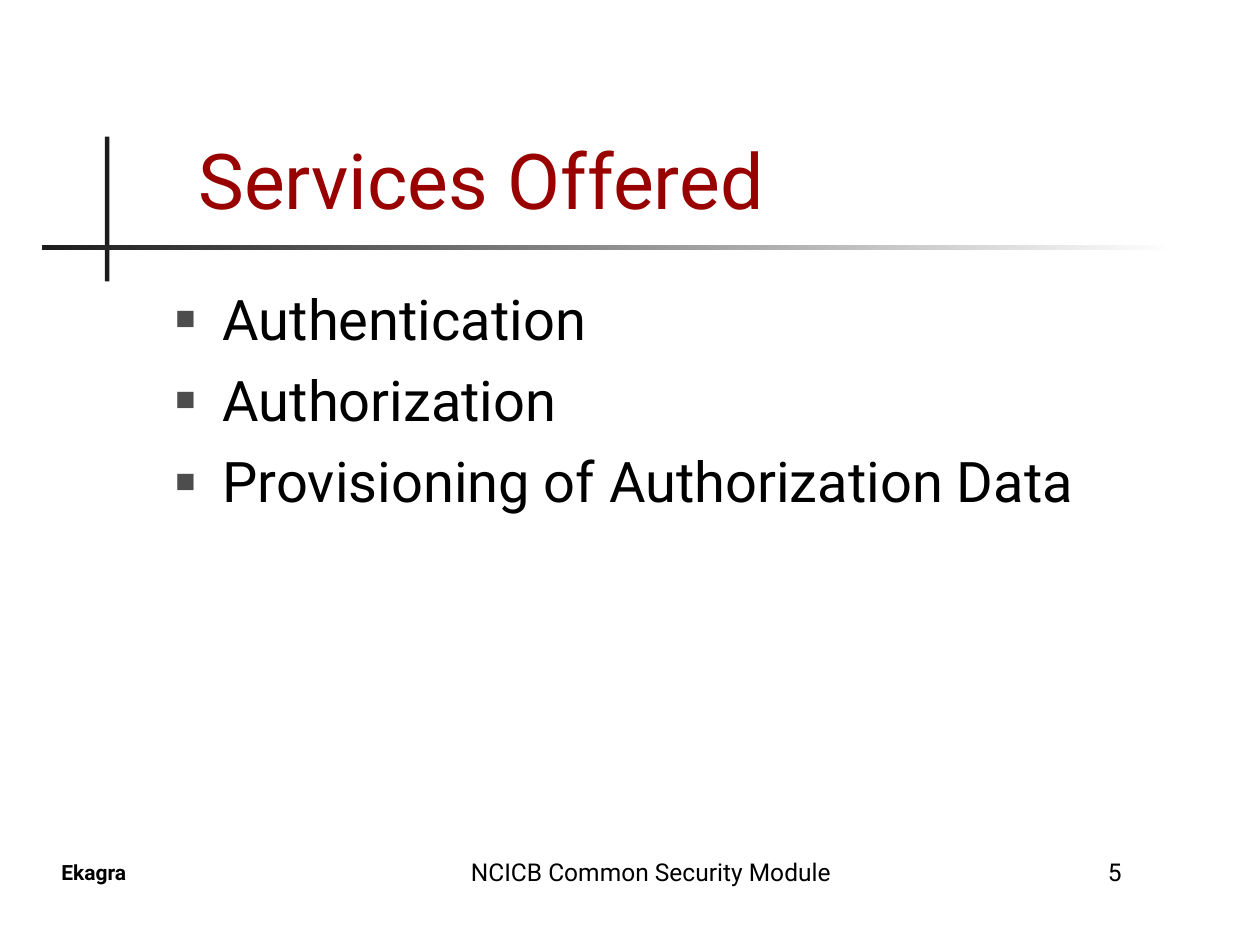
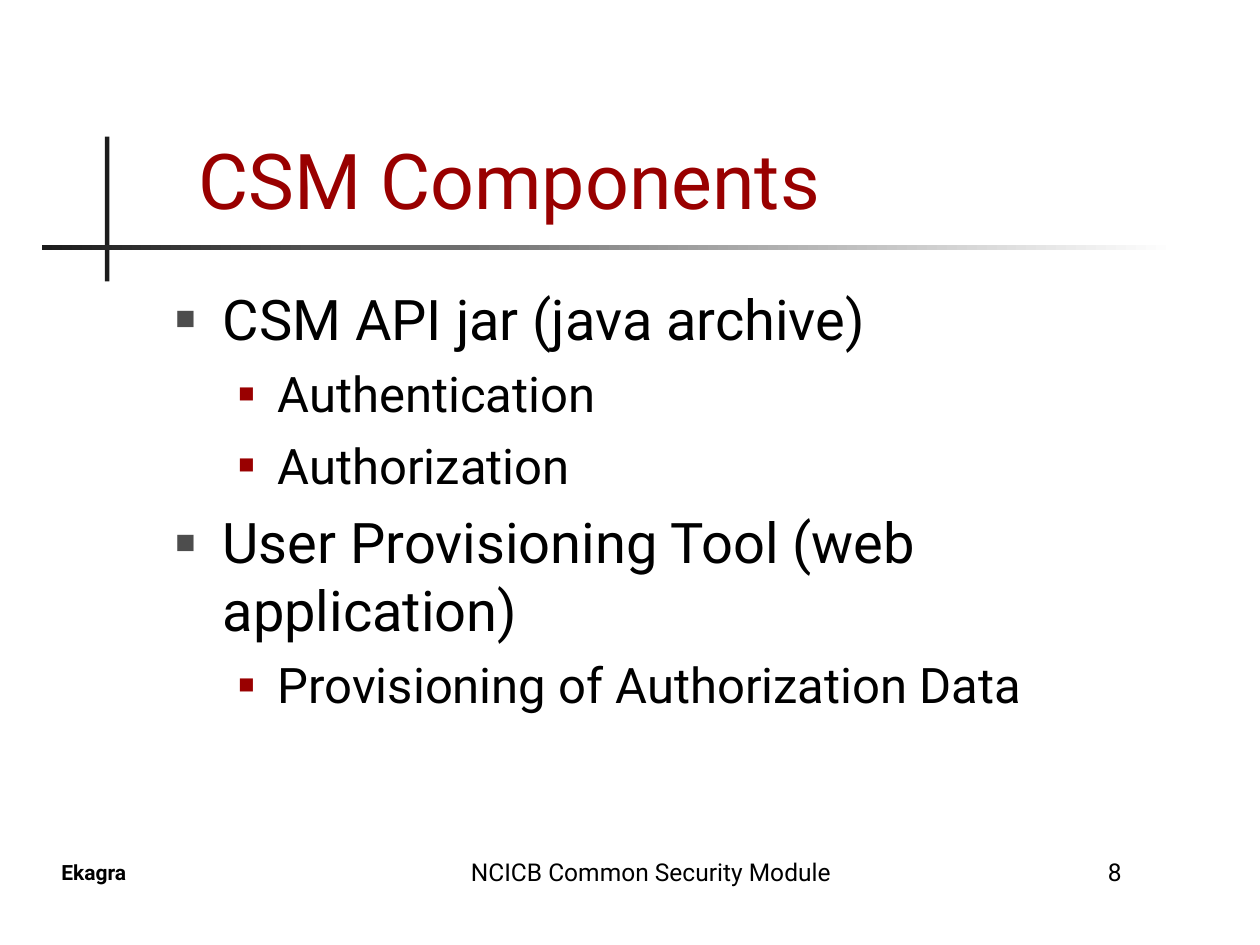
Before and after one commit to CBIIT/common-security-module-docs, a slide deck: slide 8 of CSM_Presentation.ppt (slide 5 before the commit). Drawn at 1260x945 pixels with LibreOffice and Linux fonts; fonts in the diff are those of the drawing; background and template pictures are left out. Boxes give left, top, right and bottom in pixels: in the first picture for what was removed or moved away, otherwise in the second. Text is boxed around its words. In the diff, an @@ line names an element or a change of style, - is before the commit and + after.

```diff
--- a/CSM_Presentation.ppt
+++ b/CSM_Presentation.ppt
@@ title at (x1=199, y1=153, x2=820, y2=225): text changed @@
-Services Offered
+CSM Components
@@ text at (x1=223, y1=295, x2=865, y2=353): paragraph added @@
+■ CSM API jar (java archive)
@@ text at (x1=278, y1=375, x2=1021, y2=714): size 32 to 28 pt in "Authentication", "Authorization", "Provisioning of Authorization Data"; list level 1 to 2 in "Authentication"; bullet colour #4D4D4D to #990000; list level 1 to 2 in "Authorization"; list level 1 to 2 in "Provisioning of Authorization Data" @@
@@ text at (x1=223, y1=518, x2=915, y2=644): paragraph added @@
+■ User Provisioning Tool (web application)
@@ page number at (x1=1108, y1=863, x2=1122, y2=882): text changed @@
-5
+8
```
Also in this commit, not shown: 6 other slides changed, 9 slides added, 1 slide removed.
